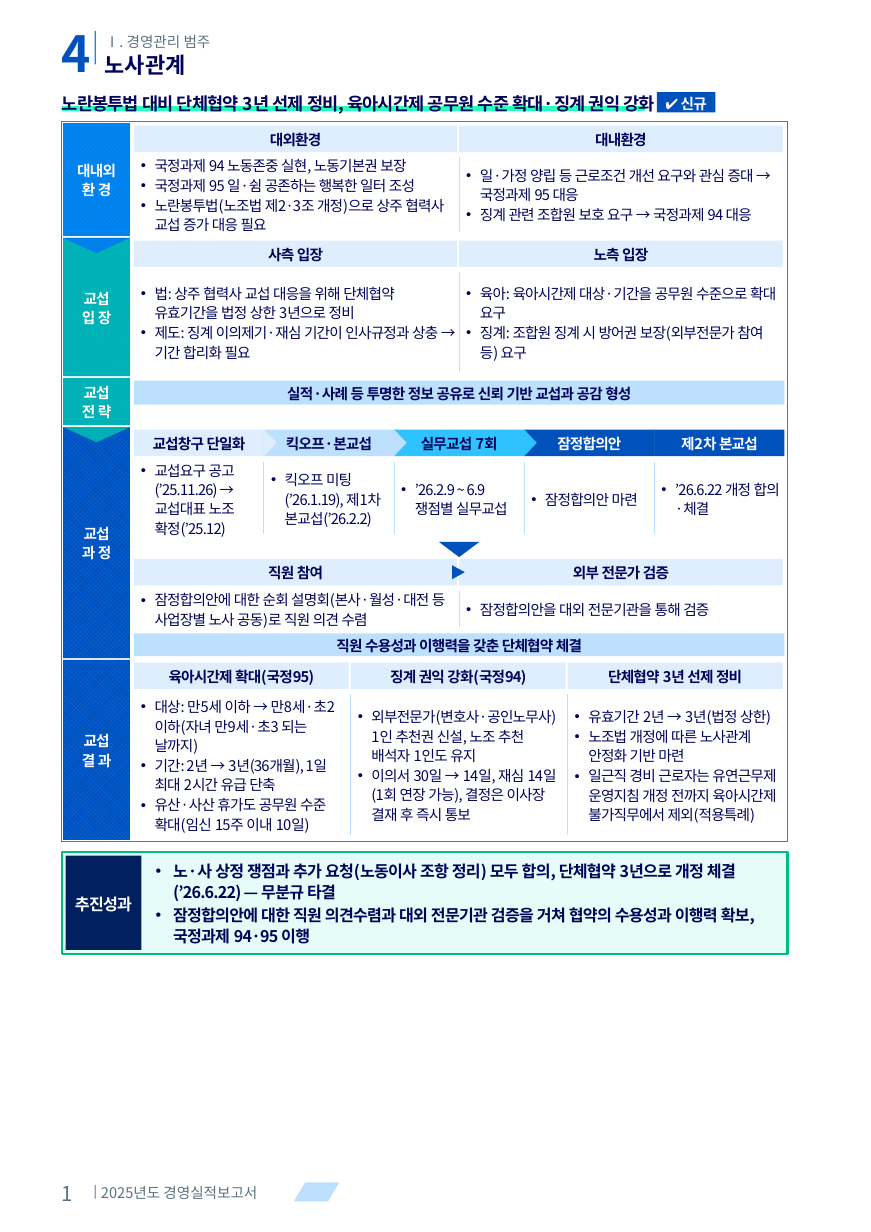
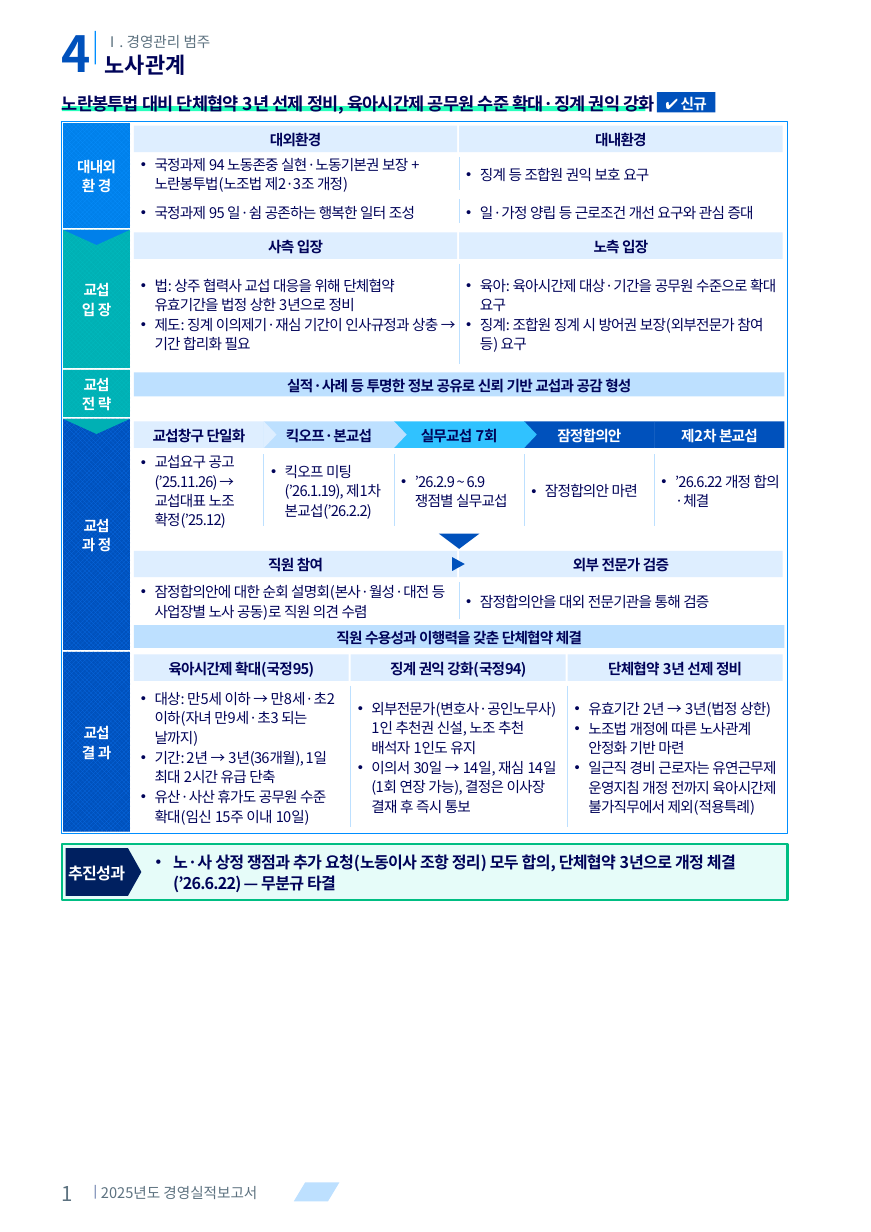
Before and after one commit to khjlsi-creator/claude, a slide deck: slide 1 of korad-경영평가-ppt/KORAD_경영평가_단체협약_체결_A4세로.pptx. Drawn at 871x1232 pixels with LibreOffice and Linux fonts; fonts in the diff are those of the drawing. Boxes give left, top, right and bottom in pixels: in the first picture for what was removed or moved away, otherwise in the second. Text is boxed around its words. In the diff, an @@ line names an element or a change of style, - is before the commit and + after.

```diff
--- a/korad-경영평가-ppt/KORAD_경영평가_단체협약_체결_A4세로.pptx
+++ b/korad-경영평가-ppt/KORAD_경영평가_단체협약_체결_A4세로.pptx
@@ rectangle: place and size @@
-rectangle at [62,121,788,842]
+rectangle at [62,121,788,833]
@@ rectangle "대내외": place and size @@
-rectangle "대내외" at [63,123,131,236]
+rectangle "대내외" at [63,123,131,227]
@@ text at [155,158,408,192]: text changed @@
-• 국정과제 94 노동존중 실현, 노동기본권 보장
-• 국정과제 95 일·쉼 공존하는 행복한 일터 조성
-• 노란봉투법(노조법 제2·3조 개정)으로 상주 협력사 교섭 증가 대응 필요
+• 국정과제 94 노동존중 실현·노동기본권 보장 + 노란봉투법(노조법 제2·3조 개정)
@@ line moved from (459, 157) - (459, 232) to (459, 157) - (459, 190) @@
@@ text at [480,167,649,181]: text changed @@
-• 일·가정 양립 등 근로조건 개선 요구와 관심 증대 → 국정과제 95 대응
-• 징계 관련 조합원 보호 요구 → 국정과제 94 대응
+• 징계 등 조합원 권익 보호 요구
@@ text added at [155,206,415,219], 10 pt, text #000359 @@
+• 국정과제 95 일·쉼 공존하는 행복한 일터 조성
@@ text added at [480,206,754,219], 10 pt, text #000359 @@
+• 일·가정 양립 등 근로조건 개선 요구와 관심 증대
@@ freeform shape: place and size @@
-freeform shape at [452,566,464,579]
+freeform shape at [439,534,479,549]
@@ freeform shape: place and size @@
-freeform shape at [439,541,479,556]
+freeform shape at [452,557,464,571]
@@ 17 rectangles, 12 texts, 8 lines, 6 freeform shapes: place and size @@
-17 rectangles, 12 texts, 8 lines, 6 freeform shapes at [63,238,785,835]
+17 rectangles, 12 texts, 8 lines, 6 freeform shapes at [63,230,785,827]
@@ rectangle "교섭": place and size @@
-rectangle "교섭" at [63,659,131,839]
+rectangle "교섭" at [63,652,131,832]
@@ rectangle: place and size @@
-rectangle at [62,852,788,954]
+rectangle at [62,844,788,900]
@@ pentagon arrow "추진성과": place and size @@
-pentagon arrow "추진성과" at [65,855,141,950]
+pentagon arrow "추진성과" at [65,848,141,895]
@@ pentagon arrow "추진성과" at [65,848,141,895]: rectangle to pentagon arrow @@
@@ text "노·사 상정 쟁점과 추가 요청(노동이사 ...": place and size @@
-text "노·사 상정 쟁점과 추가 요청(노동이사 ..." at [173,863,755,944]
+text "노·사 상정 쟁점과 추가 요청(노동이사 ..." at [173,854,736,892]
@@ text "노·사 상정 쟁점과 추가 요청(노동이사 ..." at [173,854,736,892]: less space between paragraphs @@
@@ text at [173,907,755,944]: paragraph removed @@
-• 잠정합의안에 대한 직원 의견수렴과 대외 전문기관 검증을 거쳐 협약의 수용성과 이행력 확보, 국정과제 94·95 이행
```
Also in this commit, not shown: 4 other files.
